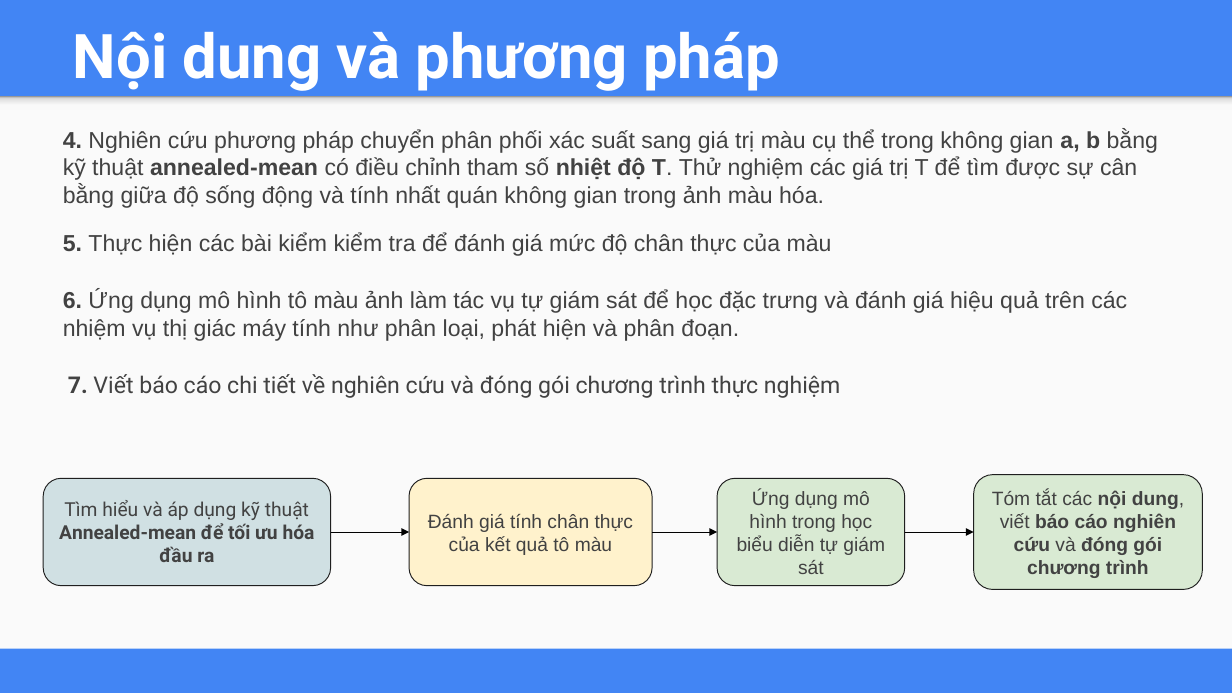
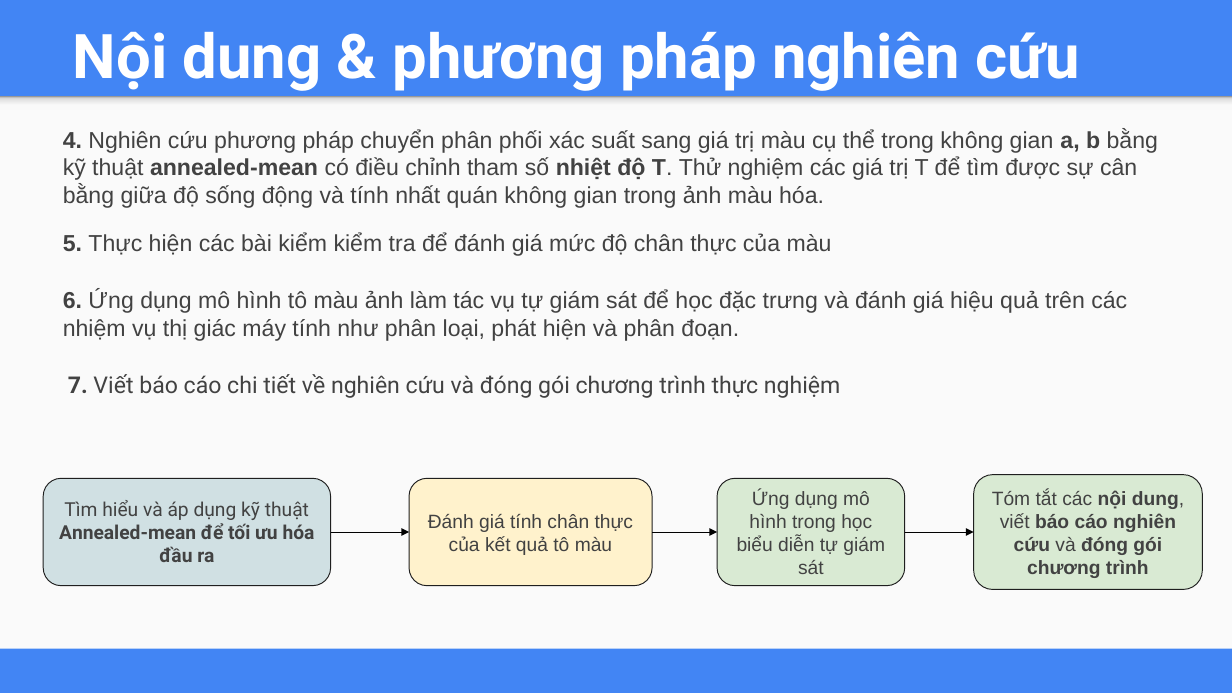
Before and after one commit to lekhanhhoang/influence-of-color, a slide deck: slide 18 of Báo cáo Final.pptx. Drawn at 1232x693 pixels with LibreOffice and Linux fonts; fonts in the diff are those of the drawing. Boxes give left, top, right and bottom in pixels: in the first picture for what was removed or moved away, otherwise in the second. Text is boxed around its words. In the diff, an @@ line names an element or a change of style, - is before the commit and + after.

```diff
--- a/Báo cáo Final.pptx
+++ b/Báo cáo Final.pptx
@@ text at (73,31,1080,91): text changed @@
-Nội dung và phương pháp
+Nội dung & phương pháp nghiên cứu
```
Also in this commit, not shown: 11 other slides changed, 3 other files.
